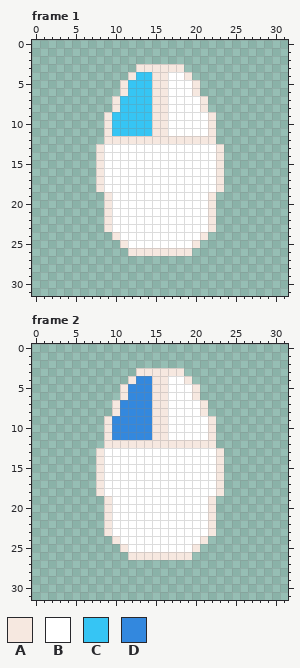
Pixel-art file, stored at AsepriteSourceFiles/LeftClick.aseprite. Above is the file before it was changed.
32x32 pixels, 2 frames. Shown: frame 1, frame 2. The commit also changed other frames, which this record leaves out.
Palette (. is transparent): A #f6e8e0  B #ffffff  C #36c5f4  D #3388de
Pixels before, frame 1, first column x 8:
 3 .....AAAAAA.....
 4 ....ACCAABBA....
 5 ...ACCCAABBBA...
 6 ...ACCCAABBBA...
 7 ..ACCCCAABBBBA..
 8 ..ACCCCAABBBBA..
 9 .ACCCCCAABBBBBA.
10 .ACCCCCAABBBBBA.
11 .ACCCCCAABBBBBA.
12 .AAAAAAAAAAAAAA.
13 ABBBBBBBBBBBBBBA
14 ABBBBBBBBBBBBBBA
15 ABBBBBBBBBBBBBBA
16 ABBBBBBBBBBBBBBA
17 ABBBBBBBBBBBBBBA
18 ABBBBBBBBBBBBBBA
19 .ABBBBBBBBBBBBA.
20 .ABBBBBBBBBBBBA.
21 .ABBBBBBBBBBBBA.
22 .ABBBBBBBBBBBBA.
23 .ABBBBBBBBBBBBA.
24 ..ABBBBBBBBBBA..
25 ...ABBBBBBBBA...
26 ....AAAAAAAA....
Pixels before, frame 2, first column x 8:
 3 .....AAAAAA.....
 4 ....ADDAABBA....
 5 ...ADDDAABBBA...
 6 ...ADDDAABBBA...
 7 ..ADDDDAABBBBA..
 8 ..ADDDDAABBBBA..
 9 .ADDDDDAABBBBBA.
10 .ADDDDDAABBBBBA.
11 .ADDDDDAABBBBBA.
12 .AAAAAAAAAAAAAA.
13 ABBBBBBBBBBBBBBA
14 ABBBBBBBBBBBBBBA
15 ABBBBBBBBBBBBBBA
16 ABBBBBBBBBBBBBBA
17 ABBBBBBBBBBBBBBA
18 ABBBBBBBBBBBBBBA
19 .ABBBBBBBBBBBBA.
20 .ABBBBBBBBBBBBA.
21 .ABBBBBBBBBBBBA.
22 .ABBBBBBBBBBBBA.
23 .ABBBBBBBBBBBBA.
24 ..ABBBBBBBBBBA..
25 ...ABBBBBBBBA...
26 ....AAAAAAAA....
The result:
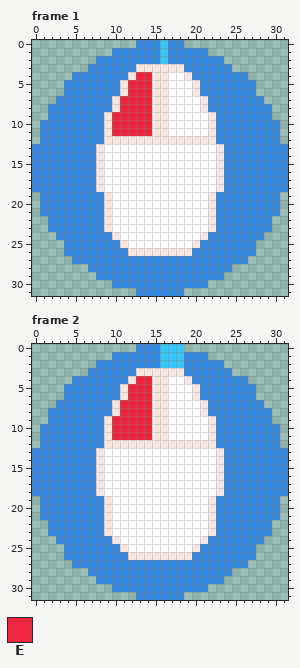
Colours new in this view: E #ec273f
Change:
layer "Layer 2" added
Frame 1, layers "Layer 1", "Layer 2":
The author put colour C in rows 0 to 2 at x 16.
The author put colour D in row 0 at x 13 to 15 and 17 to 18; in row 1 at x 10 to 15 and 17 to 21; in row 2 at x 8 to 15 and 17 to 23; in row 3 at x 7 to 12 and 19 to 24; in row 4 at x 5 to 11 and 20 to 26; in rows 5 to 6 at x 4 to 10 and 21 to 27.
The author put colour D in row 7 at x 3 to 9 and 22 to 28; in row 8 at x 2 to 9 and 22 to 29; in row 9 at x 2 to 8 and 23 to 29; in rows 10 to 12 at x 1 to 8 and 23 to 30; in rows 13 to 18 at x 0 to 7 and 24 to 31; in rows 19 to 21 at x 1 to 8 and 23 to 30.
The author put colour D in rows 22 to 23 at x 2 to 8 and 23 to 29; in row 24 at x 3 to 9 and 22 to 28; in row 25 at x 4 to 10 and 21 to 27; in row 26 at x 4 to 11 and 20 to 27; in row 27 at x 5 to 26; in row 28 at x 7 to 24.
The author put colour D in row 29 at x 8 to 23; in row 30 at x 10 to 21; in row 31 at x 13 to 18.
Colour C becomes colour E in row 4 at x 13 to 14; in rows 5 to 6 at x 12 to 14; in rows 7 to 8 at x 11 to 14; in rows 9 to 11 at x 10 to 14.
Frame 2, layers "Layer 1", "Layer 2":
The author put colour C in rows 0 to 2 at x 16 to 18.
The author put colour D in row 0 at x 13 to 15; in row 1 at x 10 to 15 and 19 to 21; in row 2 at x 8 to 15 and 19 to 23; in row 3 at x 7 to 12 and 19 to 24; in row 4 at x 5 to 11 and 20 to 26; in rows 5 to 6 at x 4 to 10 and 21 to 27.
The author put colour D in row 7 at x 3 to 9 and 22 to 28; in row 8 at x 2 to 9 and 22 to 29; in row 9 at x 2 to 8 and 23 to 29; in rows 10 to 12 at x 1 to 8 and 23 to 30; in rows 13 to 18 at x 0 to 7 and 24 to 31; in rows 19 to 21 at x 1 to 8 and 23 to 30.
The author put colour D in rows 22 to 23 at x 2 to 8 and 23 to 29; in row 24 at x 3 to 9 and 22 to 28; in row 25 at x 4 to 10 and 21 to 27; in row 26 at x 4 to 11 and 20 to 27; in row 27 at x 5 to 26; in row 28 at x 7 to 24.
The author put colour D in row 29 at x 8 to 23; in row 30 at x 10 to 21; in row 31 at x 13 to 18.
Colour D becomes colour E in row 4 at x 13 to 14; in rows 5 to 6 at x 12 to 14; in rows 7 to 8 at x 11 to 14; in rows 9 to 11 at x 10 to 14.
